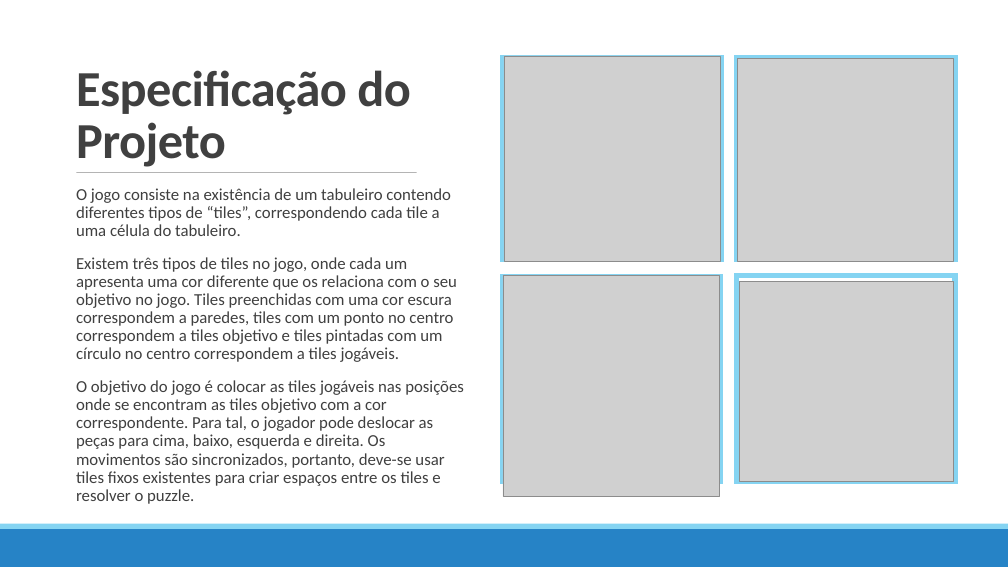
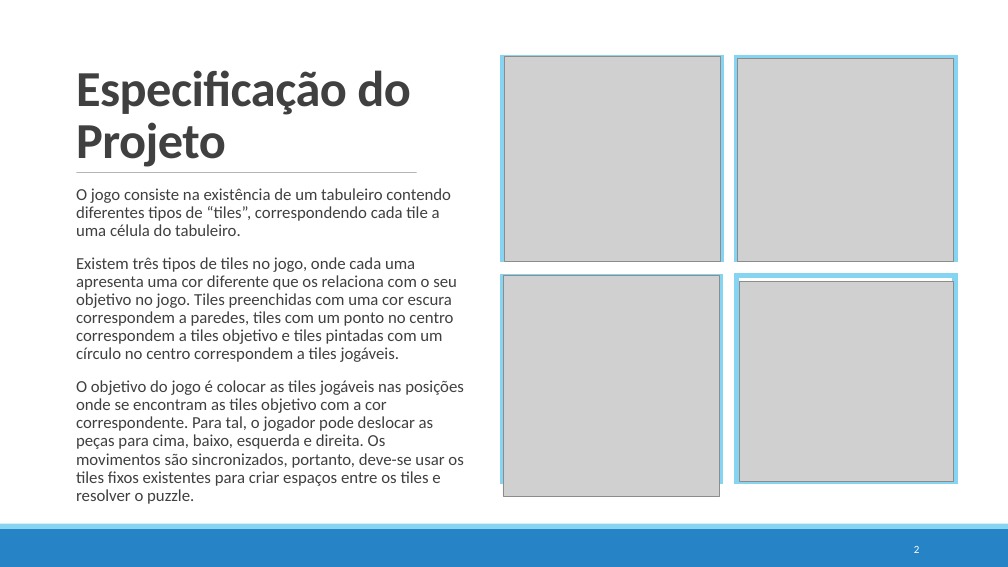
Before and after one commit to pedrovponte/IART-g39, a slide deck: slide 2 of docs/finalpresentation.pptx. Drawn at 1008x567 pixels with LibreOffice and Linux fonts; fonts in the diff are those of the drawing; grey boxes stand for pictures. Boxes give left, top, right and bottom in pixels: in the first picture for what was removed or moved away, otherwise in the second. Text is boxed around its words. In the diff, an @@ line names an element or a change of style, - is before the commit and + after.

```diff
--- a/docs/finalpresentation.pptx
+++ b/docs/finalpresentation.pptx
@@ text at [76, 257, 464, 486]: text changed @@
-  Existem três tipos de tiles no jogo, onde cada um apresenta uma cor diferente que os relaciona com o seu objetivo no jogo. Tiles preenchidas com uma cor escura correspondem a paredes, tiles com um ponto no centro correspondem a tiles objetivo e tiles pintadas com um círculo no centro correspondem a tiles jogáveis.
-  O objetivo do jogo é colocar as tiles jogáveis nas posições onde se encontram as tiles objetivo com a cor correspondente. Para tal, o jogador pode deslocar as peças para cima, baixo, esquerda e direita. Os movimentos são sincronizados, portanto, deve-se usar tiles fixos existentes para criar espaços entre os tiles e resolver o puzzle.
+  Existem três tipos de tiles no jogo, onde cada uma apresenta uma cor diferente que os relaciona com o seu objetivo no jogo. Tiles preenchidas com uma cor escura correspondem a paredes, tiles com um ponto no centro correspondem a tiles objetivo e tiles pintadas com um círculo no centro correspondem a tiles jogáveis.
+  O objetivo do jogo é colocar as tiles jogáveis nas posições onde se encontram as tiles objetivo com a cor correspondente. Para tal, o jogador pode deslocar as peças para cima, baixo, esquerda e direita. Os movimentos são sincronizados, portanto, deve-se usar os tiles fixos existentes para criar espaços entre os tiles e resolver o puzzle.
@@ page number added at [914, 546, 920, 553], 10.5 pt, text #FFFFFF @@
+2
```
Also in this commit, not shown: 18 other slides changed, 8 other files.
